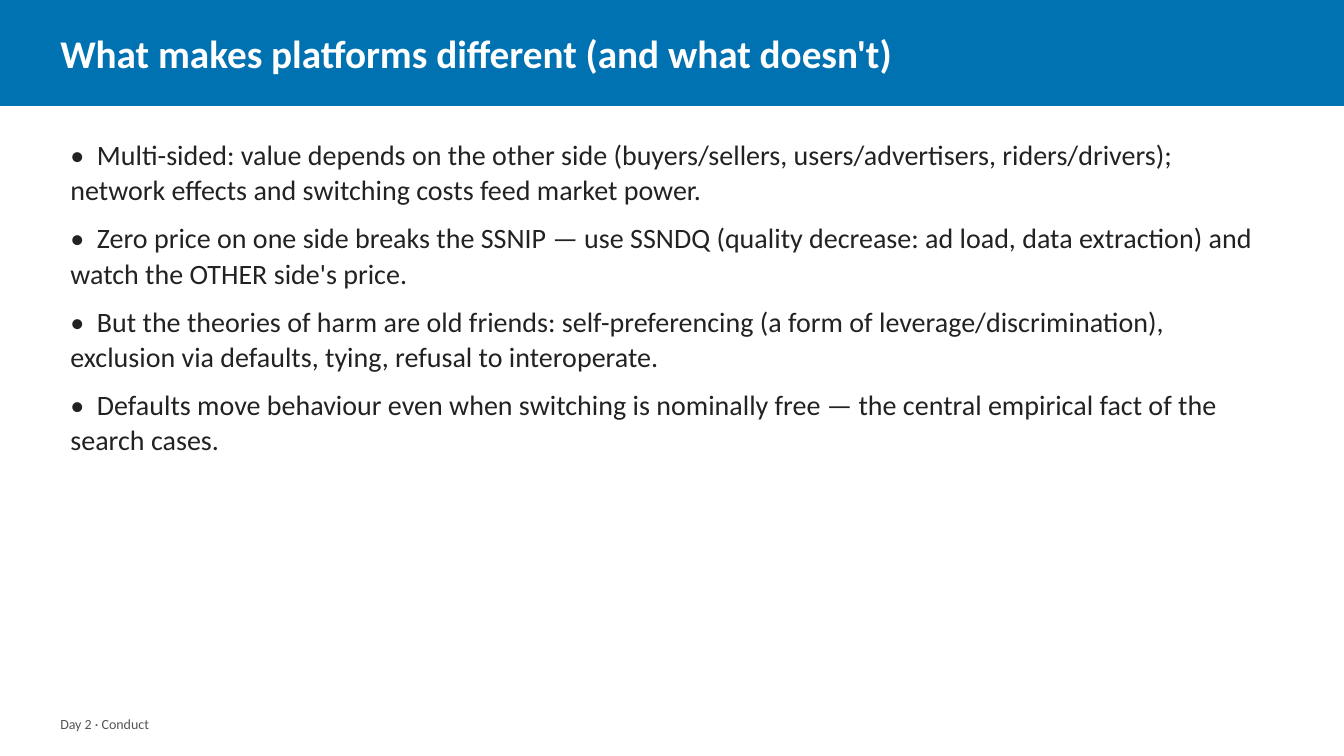
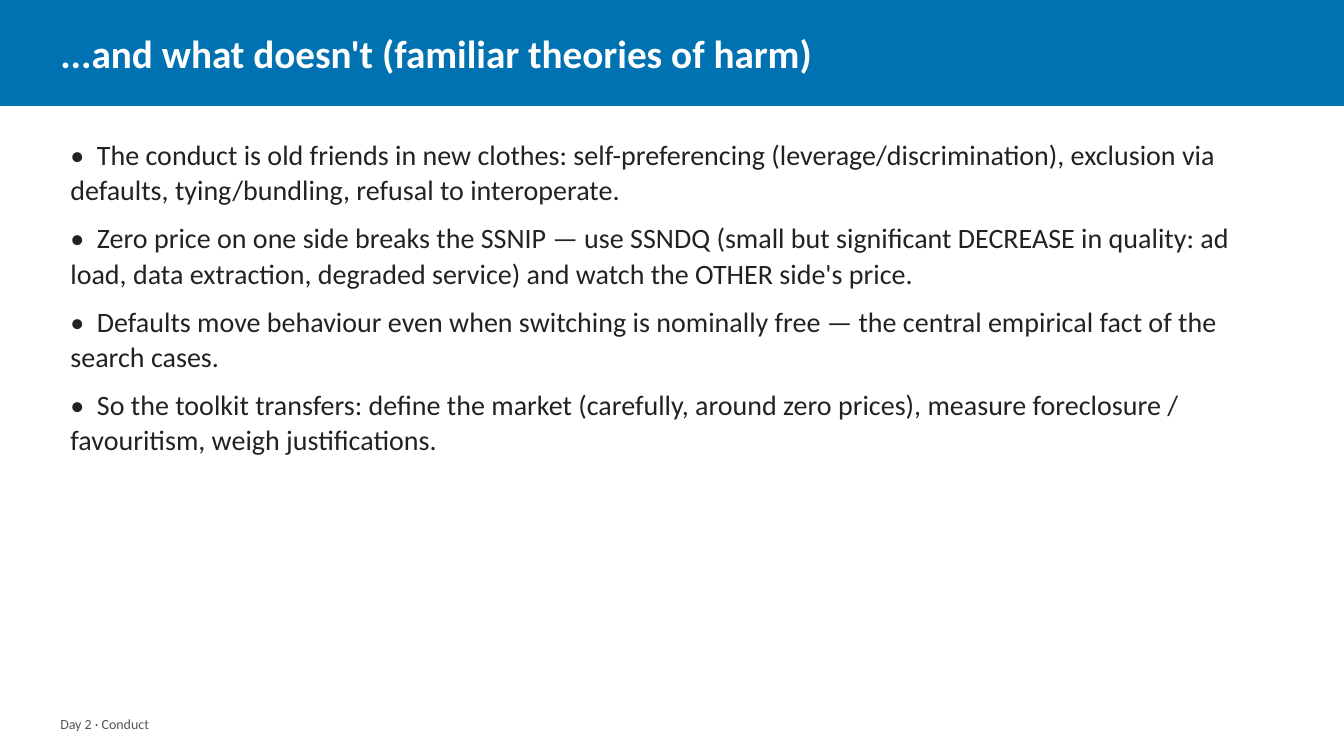
Before and after one commit to laurencehw/antitrust-methods, a slide deck: slide 48 of teaching/slides/day2_conduct.pptx (slide 24 before the commit). Drawn at 1344x756 pixels with LibreOffice and Linux fonts; fonts in the diff are those of the drawing. Boxes give left, top, right and bottom in pixels: in the first picture for what was removed or moved away, otherwise in the second. Text is boxed around its words. In the diff, an @@ line names an element or a change of style, - is before the commit and + after.

```diff
--- a/teaching/slides/day2_conduct.pptx
+++ b/teaching/slides/day2_conduct.pptx
@@ text at (60,39,812,74): text changed @@
-What makes platforms different (and what doesn't)
+...and what doesn't (familiar theories of harm)
@@ text at (70,144,1228,289): text changed @@
-• Multi-sided: value depends on the other side (buyers/sellers, users/advertisers, riders/drivers); network effects and switching costs feed market power.
-• Zero price on one side breaks the SSNIP — use SSNDQ (quality decrease: ad load, data extraction) and watch the OTHER side's price.
-• But the theories of harm are old friends: self-preferencing (a form of leverage/discrimination), exclusion via defaults, tying, refusal to interoperate.
+• The conduct is old friends in new clothes: self-preferencing (leverage/discrimination), exclusion via defaults, tying/bundling, refusal to interoperate.
+• Zero price on one side breaks the SSNIP — use SSNDQ (small but significant DECREASE in quality: ad load, data extraction, degraded service) and watch the OTHER side's price.
@@ text at (70,394,1161,455): paragraph added @@
+• So the toolkit transfers: define the market (carefully, around zero prices), measure foreclosure / favouritism, weigh justifications.
```
Also in this commit, not shown: 26 other slides changed, 27 slides added, 5 other files.
